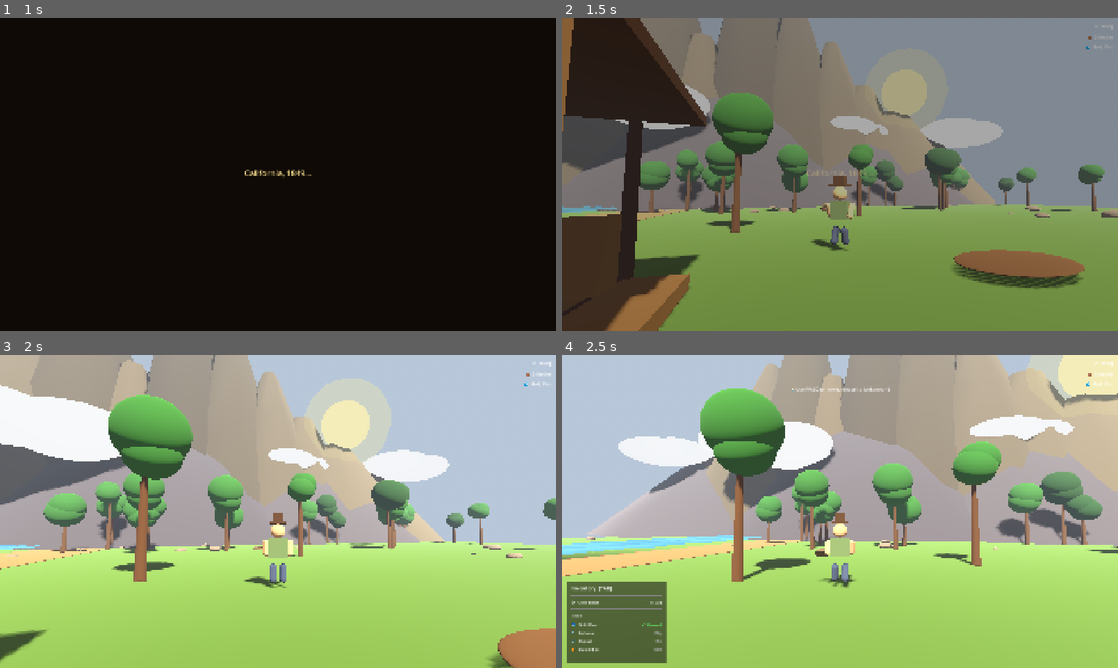
Above: before the commit, frames 1-4 (two rows, left to right).
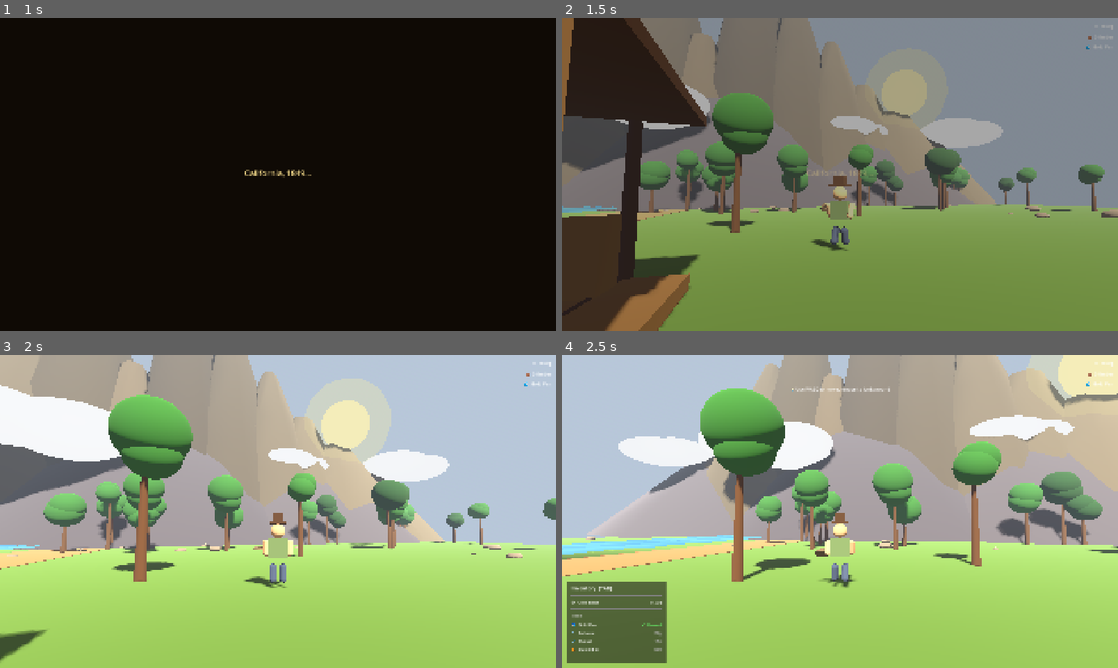
Above: after the commit, the same moments.

Repository: beachclaw/GoldRush1849
Game: Godot game, scene res://scenes/main_menu.tscn
The game is run twice, just before and just after one commit, with the same random seed, the same clock (stepped at 60 frames per second) and the same inputs.
Inputs (mouse positions are in pixels of both pictures, inside the frame that each line leads up to):
- Up to frame 1 (1 s): click "Start Game" at 0.5 s
- Up to frame 2 (1.5 s): tap Enter (ui_accept) at 1.25 s; move the mouse to (867, 174) at 1.27 s; hold W (move_forward) from 1.28 s (still down); hold Enter (ui_accept) from 1.28 s (still down)
- Up to frame 3 (2 s): keep holding W (move_forward); keep holding Enter (ui_accept)
- Up to frame 4 (2.5 s): keep holding W (move_forward); move the mouse to (812, 511) at 2.02 s; release Enter (ui_accept) at 2.03 s; tap Tab at 2.1 s; tap Enter (ui_accept) at 2.27, 2.3 s

Frame 1 is identical in both runs. In frame 2, 2.3% of the frame differs, in the area x 70-94%, y 74-87%; in frame 3, 1.3%; in frame 4, nothing differs.

Commit message:
feat: store building — door trigger, collision walls, redesigned UI
Store zone moved to doorway and auto-opens on entry instead of SPACE
prompt. Added solid collision box so player can't walk through the
building. Redesigned store UI with warm rustic theme (gold accents,
alternating rows, styled buttons) on full black background. Removed
stray brown mound mesh from loose earth area.

Co-Authored-By: Claude Opus 4.6 <noreply@anthropic.com>

Diff:
--- a/scenes/game.tscn
+++ b/scenes/game.tscn
@@ -41,7 +41,7 @@
 size = Vector3(5.0, 1.0, 4.0)
 
 [sub_resource type="BoxShape3D" id="BoxShape_Store"]
-size = Vector3(5.0, 3.0, 5.0)
+size = Vector3(1.5, 2.5, 1.5)
 
 [sub_resource type="Shader" id="Shader_Water"]
 code = "shader_type spatial;
@@ -181,7 +181,7 @@
 shape = SubResource("BoxShape_Earth")
 
 [node name="StoreZone" type="Area3D" parent="World"]
-transform = Transform3D(1, 0, 0, 0, 1, 0, 0, 0, 1, -6, 1.0, -5)
+transform = Transform3D(1, 0, 0, 0, 1, 0, 0, 0, 1, -6, 1.0, 3.4)
 script = ExtResource("7")
 
 [node name="CollisionShape3D" type="CollisionShape3D" parent="World/StoreZone"]
--- a/src/ui/Store.gd
+++ b/src/ui/Store.gd
@@ -3,14 +3,26 @@
 signal closed
 
 const ITEMS := [
-	{ "id": "shovel",     "label": "⛏  Shovel",      "desc": "Fast, low yield. Works loose earth.",   "cost": 15  },
-	{ "id": "pickaxe",   "label": "⛏  Pickaxe",     "desc": "Medium yield. Works rock faces.",        "cost": 20  },
-	{ "id": "better_pan","label": "🪣  Better Pan",  "desc": "Upgraded pan. 1.5× river yield.",        "cost": 30  },
-	{ "id": "sluice_box","label": "🏗  Sluice Box",  "desc": "High yield river tool.",                 "cost": 50  },
-	{ "id": "cabin_kit", "label": "🏠  Cabin Kit",   "desc": "Upgrade tent to cabin. Requires 5 timber.", "cost": 100, "timber_cost": 5 },
+	{ "id": "shovel",     "label": "Shovel",      "desc": "Fast, low yield. Works loose earth.",          "cost": 15  },
+	{ "id": "pickaxe",    "label": "Pickaxe",      "desc": "Medium yield. Works rock faces.",             "cost": 20  },
+	{ "id": "better_pan", "label": "Better Pan",   "desc": "Upgraded pan. 1.5x river yield.",             "cost": 30  },
+	{ "id": "sluice_box", "label": "Sluice Box",   "desc": "High yield river tool.",                      "cost": 50  },
+	{ "id": "cabin_kit",  "label": "Cabin Kit",    "desc": "Upgrade tent to cabin. Requires 5 timber.",   "cost": 100, "timber_cost": 5 },
 ]
 
-var _panel: Panel
+# Warm color palette
+const COL_BG       := Color(0.12, 0.08, 0.05, 1.0)   # dark wood
+const COL_PANEL    := Color(0.18, 0.13, 0.08, 1.0)   # warm brown panel
+const COL_HEADER   := Color(0.24, 0.16, 0.09, 1.0)   # header bar
+const COL_ROW_EVEN := Color(0.16, 0.11, 0.07, 1.0)   # alternating rows
+const COL_ROW_ODD  := Color(0.20, 0.14, 0.09, 1.0)
+const COL_GOLD     := Color(1.0, 0.85, 0.2, 1.0)     # gold accent
+const COL_CREAM    := Color(0.92, 0.86, 0.72, 1.0)    # light text
+const COL_DIM      := Color(0.65, 0.55, 0.42, 1.0)    # dim text
+const COL_ACCENT   := Color(0.72, 0.52, 0.18, 1.0)    # warm accent
+const COL_BTN      := Color(0.28, 0.20, 0.10, 1.0)    # button bg
+const COL_BTN_HOVER := Color(0.38, 0.28, 0.14, 1.0)
+
 var _gold_label: Label
 var _rows: Array = []
 
@@ -19,98 +31,200 @@
 	_build_ui()
 
 func _build_ui() -> void:
-	# Dim background
+	# Full dark background
 	var bg := ColorRect.new()
-	bg.color = Color(0, 0, 0, 0.55)
+	bg.color = COL_BG
 	bg.set_anchors_preset(Control.PRESET_FULL_RECT)
 	add_child(bg)
 
-	# Main panel
-	_panel = Panel.new()
-	_panel.set_anchors_preset(Control.PRESET_CENTER)
-	_panel.size = Vector2(520, 420)
-	_panel.position = Vector2(-260, -210)
-	add_child(_panel)
+	# Outer container — centers everything
+	var outer := MarginContainer.new()
+	outer.set_anchors_preset(Control.PRESET_FULL_RECT)
+	outer.add_theme_constant_override("margin_left", 200)
+	outer.add_theme_constant_override("margin_right", 200)
+	outer.add_theme_constant_override("margin_top", 80)
+	outer.add_theme_constant_override("margin_bottom", 80)
+	add_child(outer)
+
+	# Main card panel
+	var card := PanelContainer.new()
+	var card_style := StyleBoxFlat.new()
+	card_style.bg_color = COL_PANEL
+	card_style.corner_radius_top_left = 8
+	card_style.corner_radius_top_right = 8
+	card_style.corner_radius_bottom_left = 8
+	card_style.corner_radius_bottom_right = 8
+	card_style.border_width_top = 2
+	card_style.border_width_bottom = 2
+	card_style.border_width_left = 2
+	card_style.border_width_right = 2
+	card_style.border_color = COL_ACCENT
+	card_style.content_margin_left = 0
+	card_style.content_margin_right = 0
+	card_style.content_margin_top = 0
+	card_style.content_margin_bottom = 0
+	card.add_theme_stylebox_override("panel", card_style)
+	outer.add_child(card)
 
 	var vbox := VBoxContainer.new()
-	vbox.set_anchors_preset(Control.PRESET_FULL_RECT)
-	vbox.add_theme_constant_override("separation", 12)
-	vbox.position = Vector2(20, 16)
-	vbox.size = Vector2(480, 388)
-	_panel.add_child(vbox)
-
-	# Title row
-	var title_row := HBoxContainer.new()
-	vbox.add_child(title_row)
+	vbox.add_theme_constant_override("separation", 0)
+	card.add_child(vbox)
+
+	# ── Header bar ────────────────────────────────────────────────────────
+	var header := PanelContainer.new()
+	var header_style := StyleBoxFlat.new()
+	header_style.bg_color = COL_HEADER
+	header_style.corner_radius_top_left = 6
+	header_style.corner_radius_top_right = 6
+	header_style.content_margin_left = 28
+	header_style.content_margin_right = 28
+	header_style.content_margin_top = 18
+	header_style.content_margin_bottom = 18
+	header.add_theme_stylebox_override("panel", header_style)
+	vbox.add_child(header)
+
+	var header_row := HBoxContainer.new()
+	header.add_child(header_row)
 
 	var title := Label.new()
-	title.text = "🏪  General Store"
-	title.add_theme_font_size_override("font_size", 22)
+	title.text = "WILD WEST DEPOT"
+	title.add_theme_font_size_override("font_size", 26)
+	title.add_theme_color_override("font_color", COL_GOLD)
 	title.size_flags_horizontal = Control.SIZE_EXPAND_FILL
-	title_row.add_child(title)
+	header_row.add_child(title)
 
 	_gold_label = Label.new()
-	_gold_label.text = "Gold: 0.00g"
-	_gold_label.add_theme_font_size_override("font_size", 16)
+	_gold_label.add_theme_font_size_override("font_size", 18)
+	_gold_label.add_theme_color_override("font_color", COL_CREAM)
 	_gold_label.horizontal_alignment = HORIZONTAL_ALIGNMENT_RIGHT
-	title_row.add_child(_gold_label)
-
-	# Separator
-	var sep := HSeparator.new()
-	vbox.add_child(sep)
-
-	# Item rows
-	for item in ITEMS:
-		var row := _build_item_row(item)
+	header_row.add_child(_gold_label)
+
+	# ── Divider ───────────────────────────────────────────────────────────
+	var divider := ColorRect.new()
+	divider.color = COL_ACCENT
+	divider.custom_minimum_size = Vector2(0, 2)
+	vbox.add_child(divider)
+
+	# ── Item rows ─────────────────────────────────────────────────────────
+	for i in range(ITEMS.size()):
+		var item: Dictionary = ITEMS[i]
+		var row_color: Color = COL_ROW_EVEN if i % 2 == 0 else COL_ROW_ODD
+		var row := _build_item_row(item, row_color)
 		vbox.add_child(row)
 		_rows.append({ "item": item, "row": row })
 
-	# Close hint
-	var hint := Label.new()
-	hint.text = "ESC to close"
-	hint.add_theme_font_size_override("font_size", 13)
-	hint.horizontal_alignment = HORIZONTAL_ALIGNMENT_CENTER
-	hint.modulate.a = 0.6
-	vbox.add_child(hint)
-
-func _build_item_row(item: Dictionary) -> HBoxContainer:
+	# ── Footer ────────────────────────────────────────────────────────────
+	var footer := PanelContainer.new()
+	var footer_style := StyleBoxFlat.new()
+	footer_style.bg_color = COL_HEADER
+	footer_style.corner_radius_bottom_left = 6
+	footer_style.corner_radius_bottom_right = 6
+	footer_style.content_margin_left = 28
+	footer_style.content_margin_right = 28
+	footer_style.content_margin_top = 14
+	footer_style.content_margin_bottom = 14
+	footer.add_theme_stylebox_override("panel", footer_style)
+	vbox.add_child(footer)
+
+	var footer_label := Label.new()
+	footer_label.text = "Press ESC to leave the store"
+	footer_label.add_theme_font_size_override("font_size", 14)
+	footer_label.add_theme_color_override("font_color", COL_DIM)
+	footer_label.horizontal_alignment = HORIZONTAL_ALIGNMENT_CENTER
+	footer.add_child(footer_label)
+
+func _build_item_row(item: Dictionary, bg_color: Color) -> PanelContainer:
+	var container := PanelContainer.new()
+	var style := StyleBoxFlat.new()
+	style.bg_color = bg_color
+	style.content_margin_left = 28
+	style.content_margin_right = 28
+	style.content_margin_top = 14
+	style.content_margin_bottom = 14
+	container.add_theme_stylebox_override("panel", style)
+
 	var row := HBoxContainer.new()
-	row.add_theme_constant_override("separation", 10)
-
+	row.add_theme_constant_override("separation", 16)
+	container.add_child(row)
+
+	# Item info
 	var info := VBoxContainer.new()
 	info.size_flags_horizontal = Control.SIZE_EXPAND_FILL
+	info.add_theme_constant_override("separation", 4)
 
 	var name_label := Label.new()
 	name_label.text = item.label
-	name_label.add_theme_font_size_override("font_size", 17)
+	name_label.add_theme_font_size_override("font_size", 20)
+	name_label.add_theme_color_override("font_color", COL_CREAM)
 	info.add_child(name_label)
 
 	var desc_label := Label.new()
 	desc_label.text = item.desc
-	desc_label.add_theme_font_size_override("font_size", 13)
-	desc_label.modulate.a = 0.7
+	desc_label.add_theme_font_size_override("font_size", 14)
+	desc_label.add_theme_color_override("font_color", COL_DIM)
 	info.add_child(desc_label)
 
 	row.add_child(info)
 
+	# Cost
 	var cost_label := Label.new()
 	var cost_text := "%dg" % item.cost
 	if int(item.get("timber_cost", 0)) > 0:
-		cost_text += " +%dt" % int(item.get("timber_cost", 0))
+		cost_text += "  +%d timber" % int(item.get("timber_cost", 0))
 	cost_label.text = cost_text
-	cost_label.add_theme_font_size_override("font_size", 17)
+	cost_label.add_theme_font_size_override("font_size", 18)
+	cost_label.add_theme_color_override("font_color", COL_GOLD)
 	cost_label.vertical_alignment = VERTICAL_ALIGNMENT_CENTER
-	cost_label.custom_minimum_size = Vector2(80, 0)
+	cost_label.custom_minimum_size = Vector2(120, 0)
 	cost_label.horizontal_alignment = HORIZONTAL_ALIGNMENT_RIGHT
 	row.add_child(cost_label)
 
+	# Buy button
 	var btn := Button.new()
 	btn.text = "Buy"
-	btn.custom_minimum_size = Vector2(70, 36)
+	btn.custom_minimum_size = Vector2(90, 40)
+
+	var btn_normal := StyleBoxFlat.new()
+	btn_normal.bg_color = COL_BTN
+	btn_normal.corner_radius_top_left = 4
+	btn_normal.corner_radius_top_right = 4
+	btn_normal.corner_radius_bottom_left = 4
+	btn_normal.corner_radius_bottom_right = 4
+	btn_normal.border_width_top = 1
+	btn_normal.border_width_bottom = 1
+	btn_normal.border_width_left = 1
+	btn_normal.border_width_right = 1
+	btn_normal.border_color = COL_ACCENT
+	btn.add_theme_stylebox_override("normal", btn_normal)
+
+	var btn_hover := StyleBoxFlat.new()
+	btn_hover.bg_color = COL_BTN_HOVER
+	btn_hover.corner_radius_top_left = 4
+	btn_hover.corner_radius_top_right = 4
+	btn_hover.corner_radius_bottom_left = 4
+	btn_hover.corner_radius_bottom_right = 4
+	btn_hover.border_width_top = 1
+	btn_hover.border_width_bottom = 1
+	btn_hover.border_width_left = 1
+	btn_hover.border_width_right = 1
+	btn_hover.border_color = COL_GOLD
+	btn.add_theme_stylebox_override("hover", btn_hover)
+
+	var btn_disabled := StyleBoxFlat.new()
+	btn_disabled.bg_color = Color(0.14, 0.10, 0.07, 1.0)
+	btn_disabled.corner_radius_top_left = 4
+	btn_disabled.corner_radius_top_right = 4
+	btn_disabled.corner_radius_bottom_left = 4
+	btn_disabled.corner_radius_bottom_right = 4
+	btn.add_theme_stylebox_override("disabled", btn_disabled)
+
+	btn.add_theme_font_size_override("font_size", 16)
+	btn.add_theme_color_override("font_color", COL_CREAM)
+	btn.add_theme_color_override("font_disabled_color", COL_DIM)
 	btn.pressed.connect(_on_buy.bind(item, btn, cost_label))
 	row.add_child(btn)
 
-	return row
+	return container
 
 func open() -> void:
 	_refresh()
@@ -123,11 +237,12 @@
 	closed.emit()
 
 func _refresh() -> void:
-	_gold_label.text = "Gold: %.2fg  |  Timber: %d" % [SaveManager.get_gold(), SaveManager.get_timber()]
+	_gold_label.text = "%.1fg gold   |   %d timber" % [SaveManager.get_gold(), SaveManager.get_timber()]
 	for entry in _rows:
 		var item: Dictionary = entry.item
-		var row: HBoxContainer = entry.row
-		var btn: Button = row.get_child(row.get_child_count() - 1)
+		var row: PanelContainer = entry.row
+		var hbox: HBoxContainer = row.get_child(0)
+		var btn: Button = hbox.get_child(hbox.get_child_count() - 1)
 		var iid: String = str(item.get("id", ""))
 		var owned: bool = SaveManager.has_tool(iid) or (iid == "better_pan" and SaveManager.has_tool("pan_upgraded")) or (iid == "cabin_kit" and (SaveManager.has_cabin_kit() or SaveManager.has_cabin()))
 		if owned:
--- a/src/world/Game.gd
+++ b/src/world/Game.gd
@@ -113,11 +113,6 @@
 		get_viewport().set_input_as_handled()
 		return
 
-	# Store open
-	if event.is_action_pressed("ui_accept") and _near_store and not store_ui.visible \
-			and not pause_menu.visible and not inventory.visible:
-		store_ui.open()
-		get_viewport().set_input_as_handled()
 
 # ─── Zone signals ─────────────────────────────────────────────────────────────
 
@@ -139,11 +134,11 @@
 
 func _on_store_entered() -> void:
 	_near_store = true
-	hud.set_prompt("SPACE — General Store")
+	if not store_ui.visible and not pause_menu.visible and not inventory.visible:
+		store_ui.open()
 
 func _on_store_exited() -> void:
 	_near_store = false
-	hud.set_prompt("")
 
 func _on_store_closed() -> void:
 	pass
--- a/src/world/Scenery.gd
+++ b/src/world/Scenery.gd
@@ -636,6 +636,18 @@
 	# Crate cross-slat detail
 	_store_box(store_root, Vector3(CX + 2.0, 0.47, 1.24), Vector3(0.48, 0.06, 0.04), mat_dark)
 	_store_box(store_root, Vector3(CX + 2.0, 0.97, 1.24), Vector3(0.48, 0.06, 0.04), mat_dark)
+
+	# ── 12. Collision — solid box covering entire building footprint ───────
+	var wall_body := StaticBody3D.new()
+	wall_body.name = "StoreWalls"
+	store_root.add_child(wall_body)
+
+	var col_shape := CollisionShape3D.new()
+	var col_box := BoxShape3D.new()
+	col_box.size = Vector3(6.0, 4.0, 5.0)
+	col_shape.shape = col_box
+	col_shape.position = Vector3(CX, 2.0, CZ)
+	wall_body.add_child(col_shape)
 
 func _store_box(parent: Node3D, pos: Vector3, size: Vector3, mat: StandardMaterial3D) -> void:
 	var mi := MeshInstance3D.new()
@@ -700,15 +712,6 @@
 	add_child(patch)
 	_set_mat(patch, _mat(Color(0.38, 0.26, 0.14)))
 
-	# Small mound hint
-	var mound := MeshInstance3D.new()
-	var mm    := SphereMesh.new()
-	mm.radius = 0.5; mm.height = 0.4
-	mound.mesh     = mm
-	mound.position = Vector3(3, 0.2, 2)
-	mound.scale    = Vector3(2.5, 0.4, 1.8)
-	add_child(mound)
-	_set_mat(mound, _mat(Color(0.42, 0.30, 0.16)))
 
 # ─── Rich Vein Markers ────────────────────────────────────────────────────────
 
